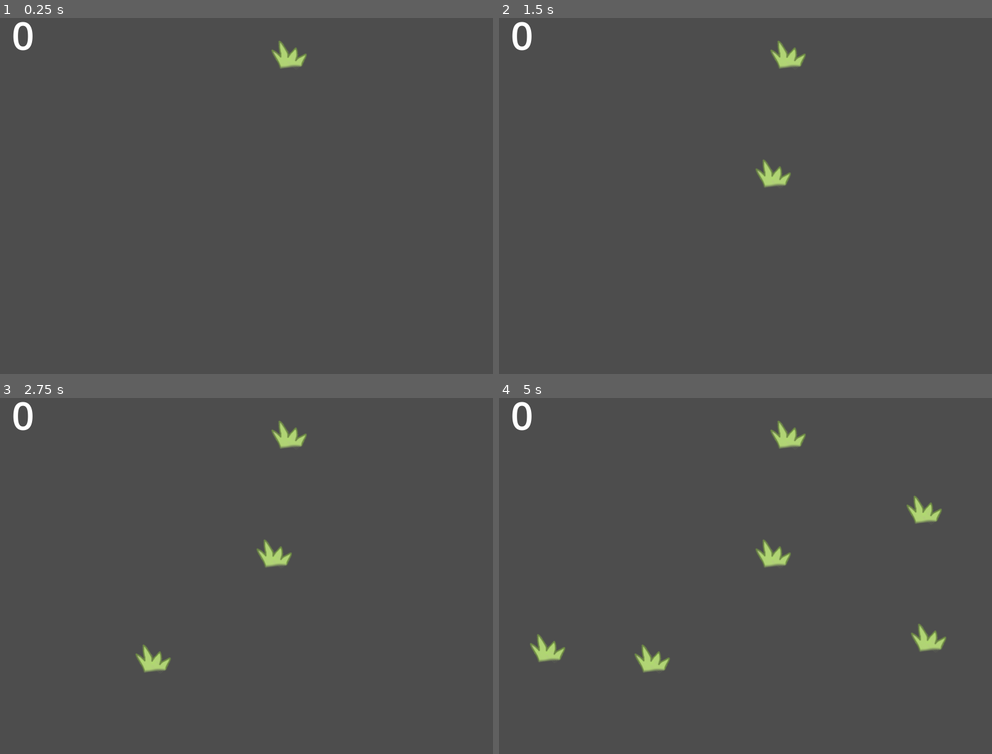
Above: before the commit, frames 1-4 (two rows, left to right).
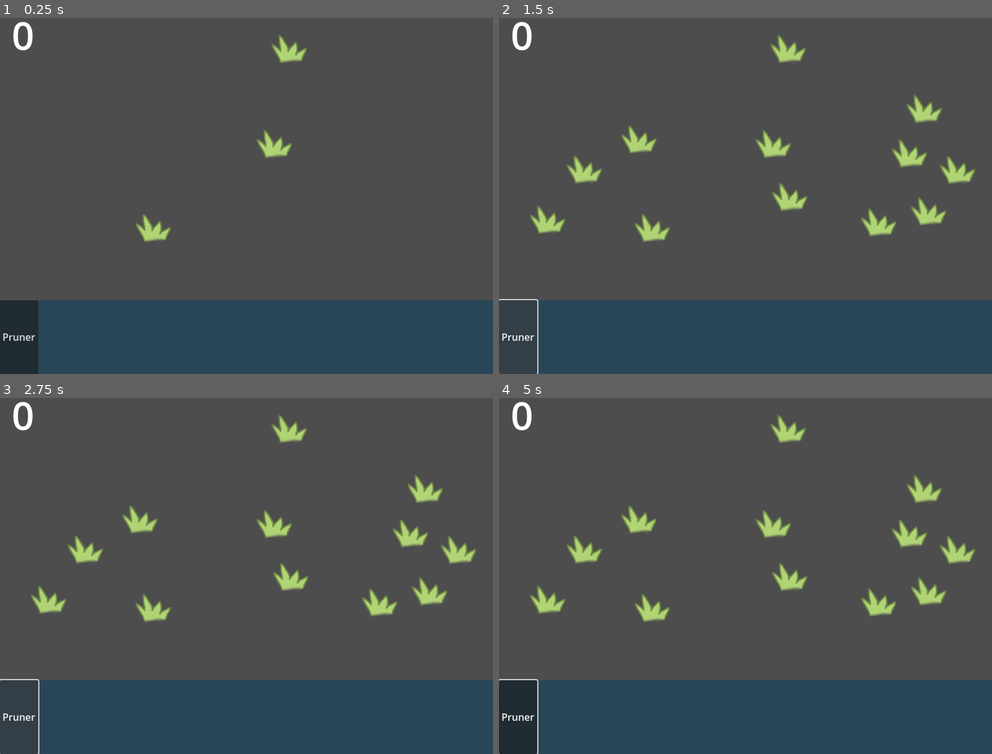
Above: after the commit, the same moments.

Repository: Nokorpo/infinigrass
Game: Godot game, scene res://scenes/gameplay.tscn
The game is run twice, just before and just after one commit, with the same random seed, the same clock (stepped at 60 frames per second) and the same inputs.
Inputs (mouse positions are in pixels of both pictures, inside the frame that each line leads up to):
- Up to frame 1 (0.25 s): no input
- Up to frame 2 (1.5 s): click (518, 338) at 0.5 s, where only the run after the commit has a clickable "Pruner"; click (518, 338) at 1.25 s, where only the run after the commit has a clickable "Pruner"
- Up to frame 3 (2.75 s): click (19, 718) at 2 s, where only the run after the commit has a clickable "Pruner"
- Up to frame 4 (5 s): tap Enter at 2.75, 4.25 s; move the mouse to (853, 551) at 2.77 s; click (853, 551) at 2.85 s; tap Space at 3.5 s; move the mouse to (646, 586) at 3.52 s; click (646, 586) at 3.6 s; move the mouse to (794, 487) at 4.27 s; click (794, 487) at 4.35 s

The runs differ from the first frame. In frame 1, 22% of the frame differs, in the area x 0-100%, y 4-100%; in frame 2, 25%; in frame 3, 25%; in frame 4, 26%.

Commit message:
Add pruner upgrades

Diff:
--- a/scenes/gameplay.tscn
+++ b/scenes/gameplay.tscn
@@ -1,7 +1,11 @@
-[gd_scene load_steps=3 format=3 uid="uid://cbw0iwo3tewe8"]
+[gd_scene load_steps=5 format=3 uid="uid://cbw0iwo3tewe8"]
 
-[ext_resource type="Script" path="res://scenes/ResourcesManager.gd" id="1_3x6r4"]
+[ext_resource type="Script" path="res://scenes/resources_manager.gd" id="1_3x6r4"]
 [ext_resource type="Script" path="res://scenes/grass/grass_spawner.gd" id="1_i14n6"]
+[ext_resource type="Script" path="res://scenes/upgrades_manager.gd" id="2_fwc41"]
+
+[sub_resource type="StyleBoxFlat" id="StyleBoxFlat_8v423"]
+bg_color = Color(0.160784, 0.27451, 0.345098, 1)
 
 [node name="Gameplay" type="Node2D"]
 
@@ -9,13 +13,19 @@
 unique_name_in_owner = true
 script = ExtResource("1_3x6r4")
 
+[node name="UpgradesManager" type="Node" parent="."]
+unique_name_in_owner = true
+script = ExtResource("2_fwc41")
+
 [node name="GrassSpawner" type="Node2D" parent="."]
 script = ExtResource("1_i14n6")
 
 [node name="Timer" type="Timer" parent="GrassSpawner"]
+wait_time = 0.1
 autostart = true
 
 [node name="Grasses" type="Node2D" parent="GrassSpawner"]
+y_sort_enabled = true
 
 [node name="Coins" type="Label" parent="."]
 offset_left = 19.0
@@ -25,4 +35,37 @@
 theme_override_font_sizes/font_size = 64
 text = "0"
 
+[node name="BottomPanel" type="Control" parent="."]
+layout_mode = 3
+anchors_preset = 15
+anchor_right = 1.0
+anchor_bottom = 1.0
+offset_top = 480.0
+offset_right = 800.0
+offset_bottom = 600.0
+grow_horizontal = 2
+grow_vertical = 2
+
+[node name="Panel" type="Panel" parent="BottomPanel"]
+layout_mode = 1
+anchors_preset = 15
+anchor_right = 1.0
+anchor_bottom = 1.0
+grow_horizontal = 2
+grow_vertical = 2
+theme_override_styles/panel = SubResource("StyleBoxFlat_8v423")
+
+[node name="HBoxContainer" type="HBoxContainer" parent="BottomPanel"]
+layout_mode = 1
+anchors_preset = 15
+anchor_right = 1.0
+anchor_bottom = 1.0
+grow_horizontal = 2
+grow_vertical = 2
+
+[node name="PrunerButton" type="Button" parent="BottomPanel/HBoxContainer"]
+layout_mode = 2
+text = "Pruner"
+
 [connection signal="timeout" from="GrassSpawner/Timer" to="GrassSpawner" method="_on_timer_timeout"]
+[connection signal="pressed" from="BottomPanel/HBoxContainer/PrunerButton" to="UpgradesManager" method="_on_pruner_button_pressed"]
--- a/scenes/grass/grass.gd
+++ b/scenes/grass/grass.gd
@@ -2,8 +2,7 @@
 
 signal pulled
 
-const TARGET_PULL_DISTANCE = 2400
-
+var target_pull_distance = 2400
 var is_pulling := false
 var pulled_distance := 0.0
 var mouse_position_last_frame: Vector2
@@ -37,7 +36,7 @@
 		scale.y = clamp(.5 + distance_to_mouse.length() / 200, .5, 2)
 		scale.x = clamp(1 - distance_to_mouse.length() / 500, .2, 3)
 
-		modulate.r = pulled_distance / 1000
-		if pulled_distance > TARGET_PULL_DISTANCE:
+		modulate.r = pulled_distance / target_pull_distance * 2
+		if pulled_distance > target_pull_distance:
 			pulled.emit()
 			queue_free()
--- a/scenes/grass/grass_spawner.gd
+++ b/scenes/grass/grass_spawner.gd
@@ -13,7 +13,8 @@
 func spawn_grass():
 	var this_grass = GRASS.instantiate()
 	this_grass.pulled.connect(grass_pulled)
-	this_grass.position = Vector2(randf_range(50, 750), randf_range(50,550))
+	this_grass.target_pull_distance = %UpgradesManager.get_current_pruner().target_pull_distance
+	this_grass.position = Vector2(randf_range(50, 750), randf_range(50,450))
 	$Grasses.add_child(this_grass)
 
 func grass_pulled():
--- a/scenes/ResourcesManager.gd
+++ b/scenes/resources_manager.gd
@@ -1,5 +1,5 @@
 extends Node
-class_name resources_manager2
+class_name resourcesManager
 
 var money: int = 0
 
--- /dev/null
+++ b/scenes/upgrades_manager.gd
@@ -0,0 +1,40 @@
+extends Node
+class_name UpgradesManager
+
+var pruner_level := 0
+const PRUNER_DATA: Dictionary = {
+	0: {
+		"upgrade_cost": 0,
+		"target_pull_distance": 4000
+	},
+	1: {
+		"upgrade_cost": 50,
+		"target_pull_distance": 1700
+	},
+	2: {
+		"upgrade_cost": 100,
+		"target_pull_distance": 500
+	},
+	3: {
+		"upgrade_cost": 200,
+		"target_pull_distance": 150
+	}
+}
+
+func upgrade_pruner():
+	if pruner_level + 1 < PRUNER_DATA.size() and \
+		%ResourcesManager.money >= PRUNER_DATA[pruner_level + 1].upgrade_cost:
+		var cost = PRUNER_DATA[pruner_level + 1].upgrade_cost
+		pruner_level += 1
+		%ResourcesManager.add_money(-cost)
+		$"../BottomPanel/HBoxContainer/PrunerButton".text = "Pruner " + str(pruner_level + 1)
+
+		for sibling in $"../GrassSpawner/Grasses".get_children():
+			sibling.target_pull_distance = get_current_pruner().target_pull_distance
+
+
+func get_current_pruner():
+	return PRUNER_DATA[pruner_level]
+
+func _on_pruner_button_pressed():
+	upgrade_pruner()
